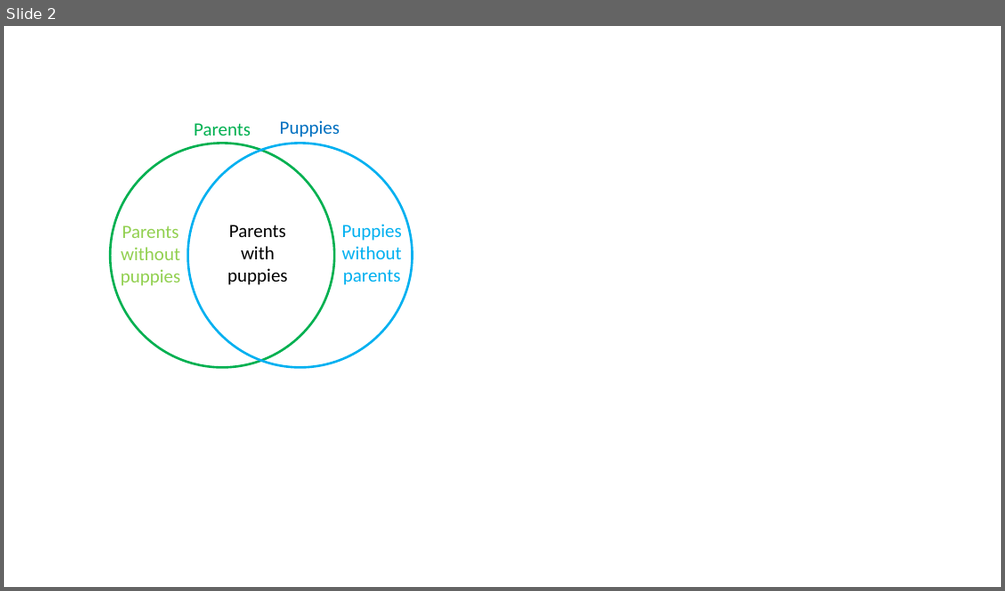
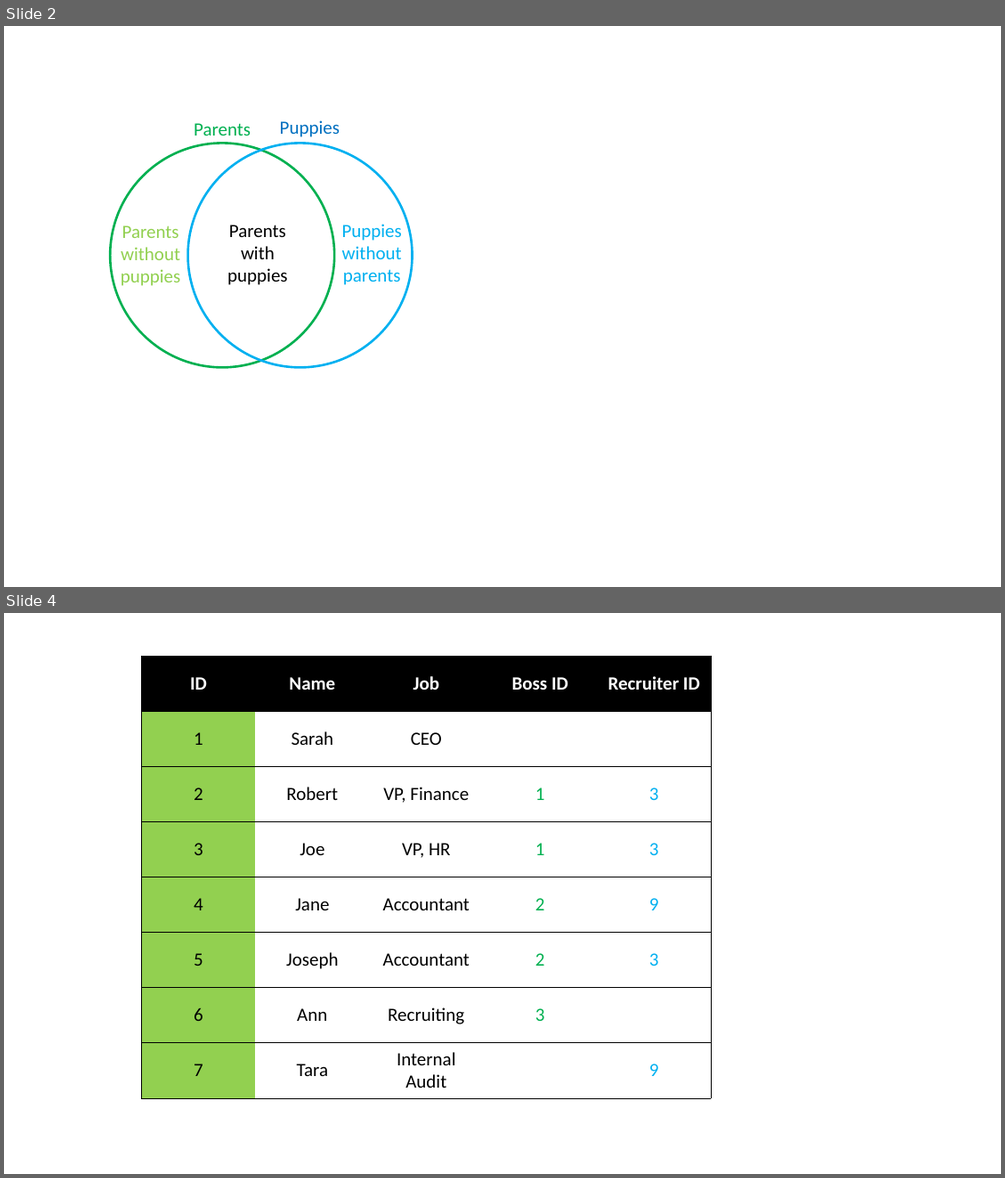
Before and after one commit to profgarrett/jsgames, a slide deck: static/sql_diagrams.pptx. Shown one above the other, each under a label of ours: slide 2 before the commit, slides 2 and 4 after it; the slides between them are not shown. The pictures are 1005x591 and 1005x1178 pixels, drawn with LibreOffice and Linux fonts; fonts in the diff are those of the drawing. Boxes give left, top, right and bottom in pixels: in the first picture for what was removed or moved away, otherwise in the second. Text is boxed around its words. In the diff, an @@ line names an element or a change of style, - is before the commit and + after.

```diff
--- a/static/sql_diagrams.pptx
+++ b/static/sql_diagrams.pptx
@@ slide 4 added at (4,613,1001,1174), background #FFFFFF @@
@@ table added at (142,656,710,1098), 8 rows, 5 columns @@
+ID | Name | Job | Boss ID | Recruiter ID
+1 | Sarah | CEO |  | 
+2 | Robert | VP, Finance | 1 | 3
+3 | Joe | VP, HR | 1 | 3
+4 | Jane | Accountant | 2 | 9
+5 | Joseph | Accountant | 2 | 3
+6 | Ann | Recruiting | 3 | 
+7 | Tara | Internal Audit |  | 9
```
Also in this commit, not shown: 1 other slide added, 17 other files.
